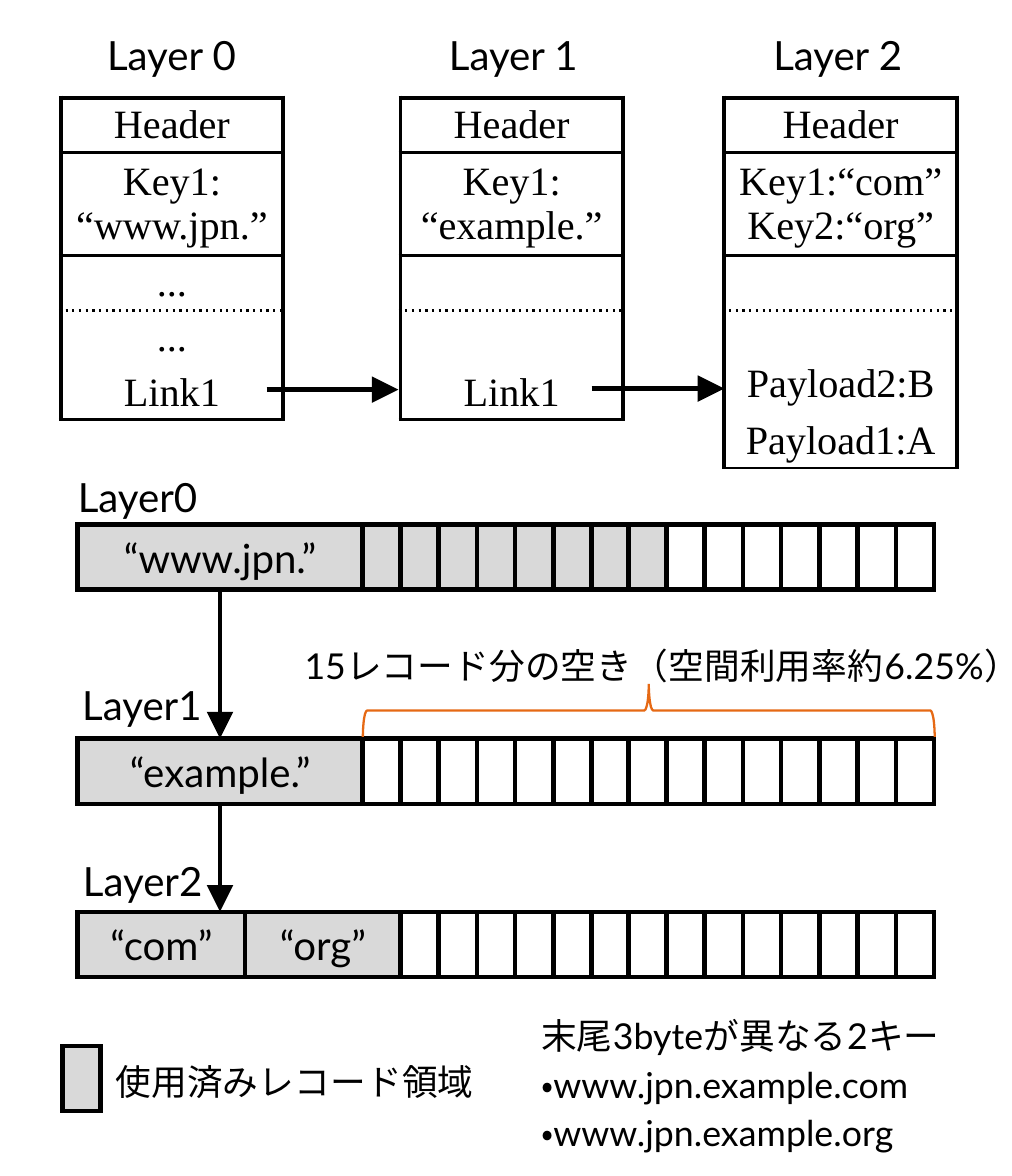
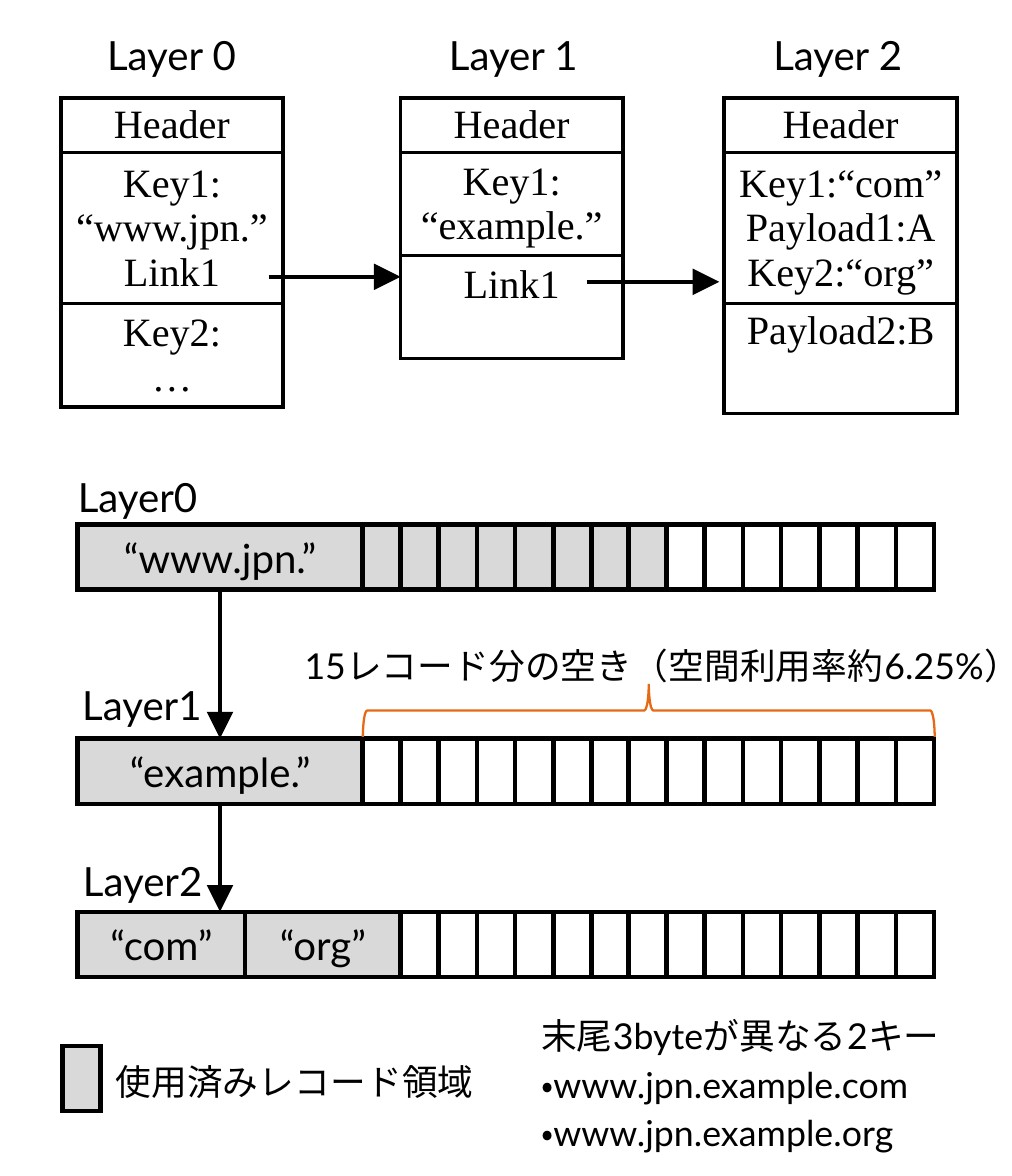
Before and after one commit to dbgroup-nagoya-u/202404-WebDBsummer2024-ido, a slide deck: slide 1 of src/figures/mass_memory.pptx. Drawn at 1012x1176 pixels with LibreOffice and Linux fonts; fonts in the diff are those of the drawing. Boxes give left, top, right and bottom in pixels: in the first picture for what was removed or moved away, otherwise in the second. Text is boxed around its words. In the diff, an @@ line names an element or a change of style, - is before the commit and + after.

```diff
--- a/src/figures/mass_memory.pptx
+++ b/src/figures/mass_memory.pptx
@@ table at box(61, 96, 283, 405) @@
-row 2: Key1: / “www.jpn.”
-row 3: ...
-row 4: ...
-row 5: Link1
+row 2: Key1: / “www.jpn.” / Link1
+row 3: Key2: / …
@@ table at box(402, 96, 623, 357) @@
-row 3: 
-row 4: 
@@ table at box(723, 96, 954, 411) @@
-row 2: Key1:“com” / Key2:“org”
+row 2: Key1:“com” / Payload1:A / Key2:“org”
+row 3: Payload2:B
-row 4: Payload2:B
-row 5: Payload1:A
@@ arrow moved from (267, 389) - (398, 389) to (270, 276) - (402, 276) @@
@@ arrow moved from (591, 389) - (723, 389) to (588, 283) - (720, 283) @@
```
Also in this commit, not shown: 8 other files.
